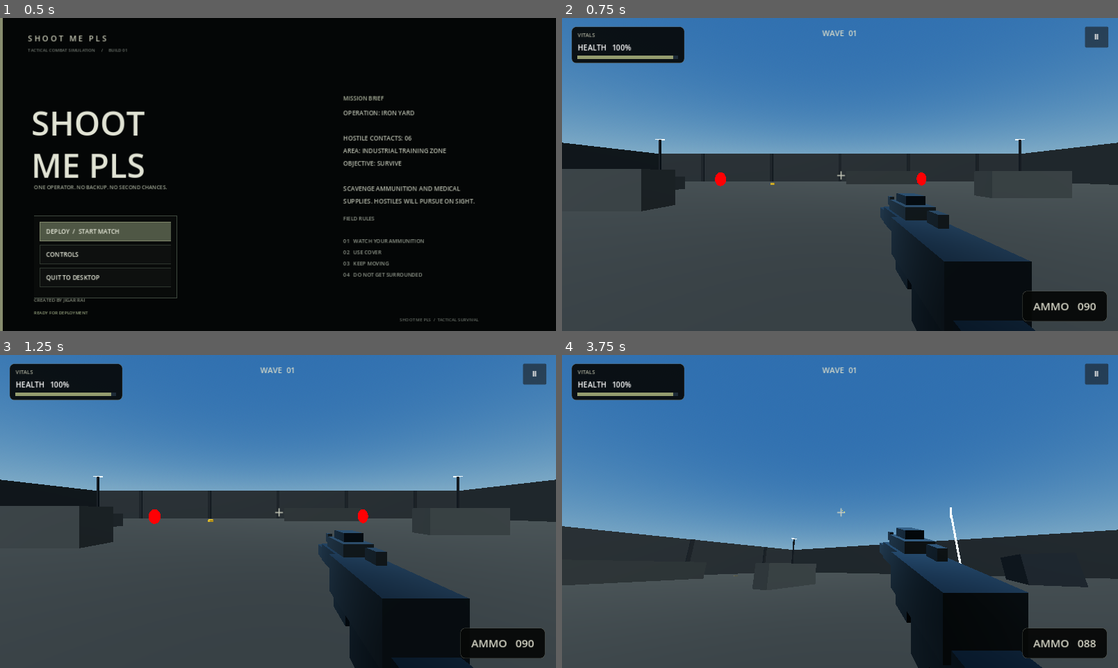
Above: before the commit, frames 1-4 (two rows, left to right).
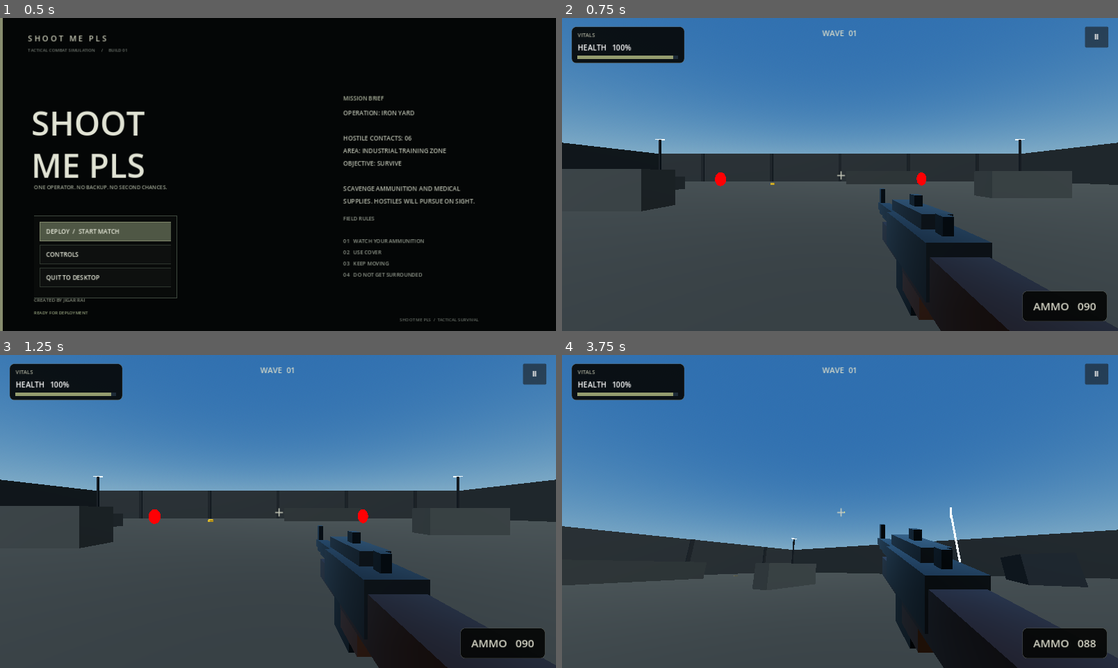
Above: after the commit, the same moments.

Repository: Jigar1234Nob/shootmepls
Game: Godot game, scene res://Scenes/Main.tscn
The game is run twice, just before and just after one commit, with the same random seed, the same clock (stepped at 60 frames per second) and the same inputs.
Inputs (mouse positions are in pixels of both pictures, inside the frame that each line leads up to):
- Up to frame 1 (0.5 s): no input
- Up to frame 2 (0.75 s): click "DEPLOY / START MATCH" at 0.5 s
- Up to frame 3 (1.25 s): no input
- Up to frame 4 (3.75 s): click "Ⅱ" at 1.25 s; click "RESTART MATCH" at 2 s; click "DEPLOY / START MATCH" at 2.75 s; tap Enter at 3.5 s; move the mouse to (867, 511) at 3.52 s; press the mouse at (867, 511) at 3.53 s; hold W (move_forward) from 3.53 s (still down)

Frame 1 is identical in both runs. In frame 2, 4.7% of the frame differs, in the area x 56-100%, y 54-100%; in frame 3, 4.7%; in frame 4, 4.9%, in the area x 50-100%, y 49-100%.

Commit message:
Replace placeholder rifle with M14-inspired battle rifle

Diff:
--- a/Scripts/Player.gd
+++ b/Scripts/Player.gd
@@ -94,20 +94,24 @@
 	gun_visual = Node3D.new()
 	gun_visual.position = gun_home
 	camera.add_child(gun_visual)
-	# Procedural compact rifle model with stock, receiver, barrel, magazine and sights.
-	var steel := Color(0.075, 0.082, 0.078)
-	var polymer := Color(0.035, 0.040, 0.038)
-	var edge := Color(0.13, 0.14, 0.13)
-	_add_box(Vector3(0, -0.015, -0.02), Vector3(0.20, 0.17, 0.43), steel)
-	_add_box(Vector3(0, 0.005, -0.34), Vector3(0.105, 0.105, 0.48), polymer)
-	_add_box(Vector3(0, -0.015, -0.64), Vector3(0.075, 0.075, 0.22), steel)
-	_add_box(Vector3(0, -0.13, 0.12), Vector3(0.16, 0.13, 0.30), polymer)
-	_add_box(Vector3(0, -0.18, -0.03), Vector3(0.115, 0.25, 0.15), polymer)
-	_add_box(Vector3(0, 0.105, -0.27), Vector3(0.13, 0.055, 0.24), edge)
-	_add_box(Vector3(0, 0.15, -0.27), Vector3(0.085, 0.045, 0.14), polymer)
-	_add_box(Vector3(0, 0.115, -0.02), Vector3(0.035, 0.045, 0.075), edge)
-	_add_box(Vector3(0, 0.095, -0.59), Vector3(0.025, 0.055, 0.045), edge)
-	_add_box(Vector3(0, -0.105, -0.24), Vector3(0.105, 0.23, 0.16), polymer)
+	# Procedural M14-inspired battle rifle: walnut stock, long barrel, gas system,
+	# steel receiver, curved magazine, front sight and rear aperture.
+	var steel := Color(0.105, 0.115, 0.12)
+	var dark_steel := Color(0.045, 0.052, 0.055)
+	var walnut := Color(0.19, 0.105, 0.052)
+	var walnut_edge := Color(0.27, 0.15, 0.075)
+	_add_box(Vector3(0, -0.045, 0.16), Vector3(0.17, 0.16, 0.58), walnut)
+	_add_box(Vector3(0, -0.01, -0.12), Vector3(0.19, 0.17, 0.43), steel)
+	_add_box(Vector3(0, 0.015, -0.43), Vector3(0.075, 0.075, 0.68), dark_steel)
+	_add_box(Vector3(0, 0.015, -0.78), Vector3(0.052, 0.052, 0.20), steel)
+	_add_box(Vector3(0, -0.12, -0.12), Vector3(0.115, 0.26, 0.17), walnut_edge)
+	_add_box(Vector3(0, -0.19, -0.22), Vector3(0.105, 0.23, 0.19), dark_steel)
+	_add_box(Vector3(0, -0.115, -0.43), Vector3(0.095, 0.12, 0.40), walnut)
+	_add_box(Vector3(0, 0.105, -0.20), Vector3(0.11, 0.055, 0.36), steel)
+	_add_box(Vector3(0, 0.15, -0.20), Vector3(0.035, 0.06, 0.06), dark_steel)
+	_add_box(Vector3(0, 0.095, -0.83), Vector3(0.035, 0.12, 0.045), dark_steel)
+	_add_box(Vector3(0, 0.10, 0.02), Vector3(0.035, 0.075, 0.045), dark_steel)
+	_add_box(Vector3(0, -0.025, -0.53), Vector3(0.045, 0.045, 0.42), steel)
 
 func _add_box(pos: Vector3, size: Vector3, color: Color) -> void:
 	var part := MeshInstance3D.new()
@@ -469,7 +473,7 @@
 	var bullet = preload("res://Scripts/Bullet.gd").new()
 	bullet.direction = -camera.global_transform.basis.z
 	# Place the projectile at the rifle's muzzle, not inside the camera/player.
-	var muzzle_local := gun_home + Vector3(0.0, 0.015, -0.88)
+	var muzzle_local := gun_home + Vector3(0.0, 0.015, -0.94)
 	bullet.global_position = camera.to_global(muzzle_local)
 	get_tree().current_scene.add_child(bullet)
 
